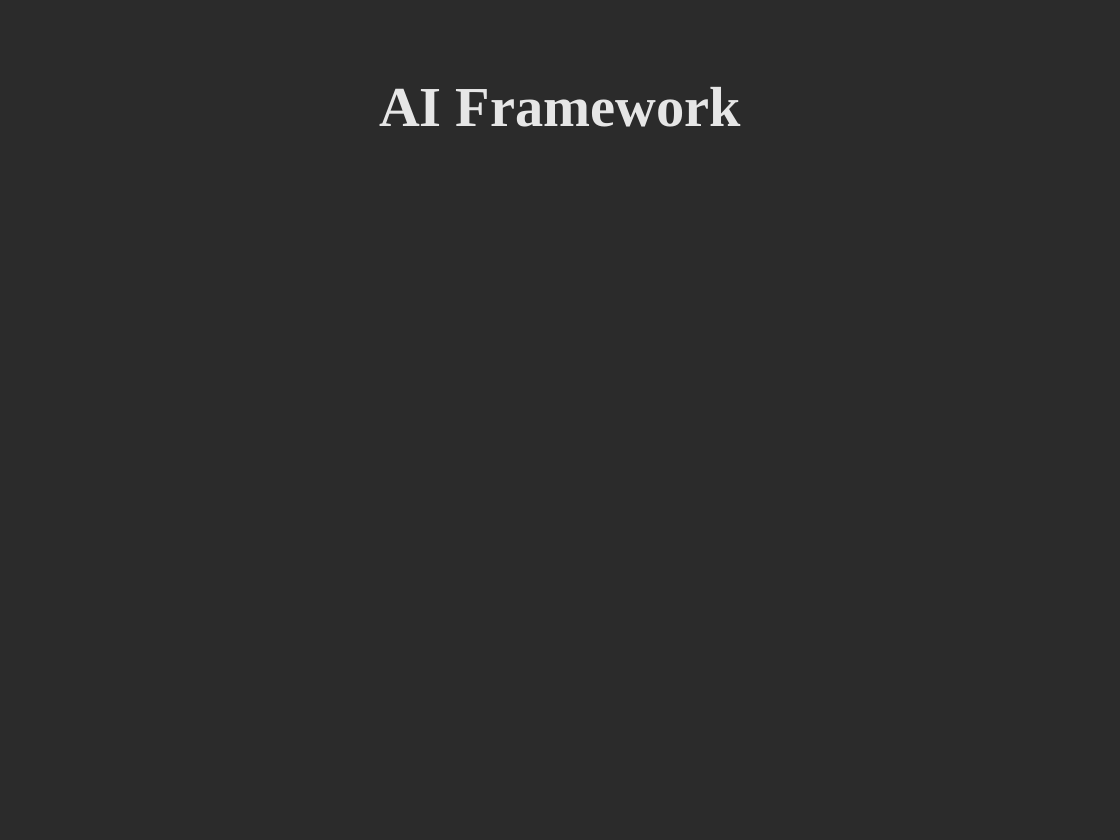
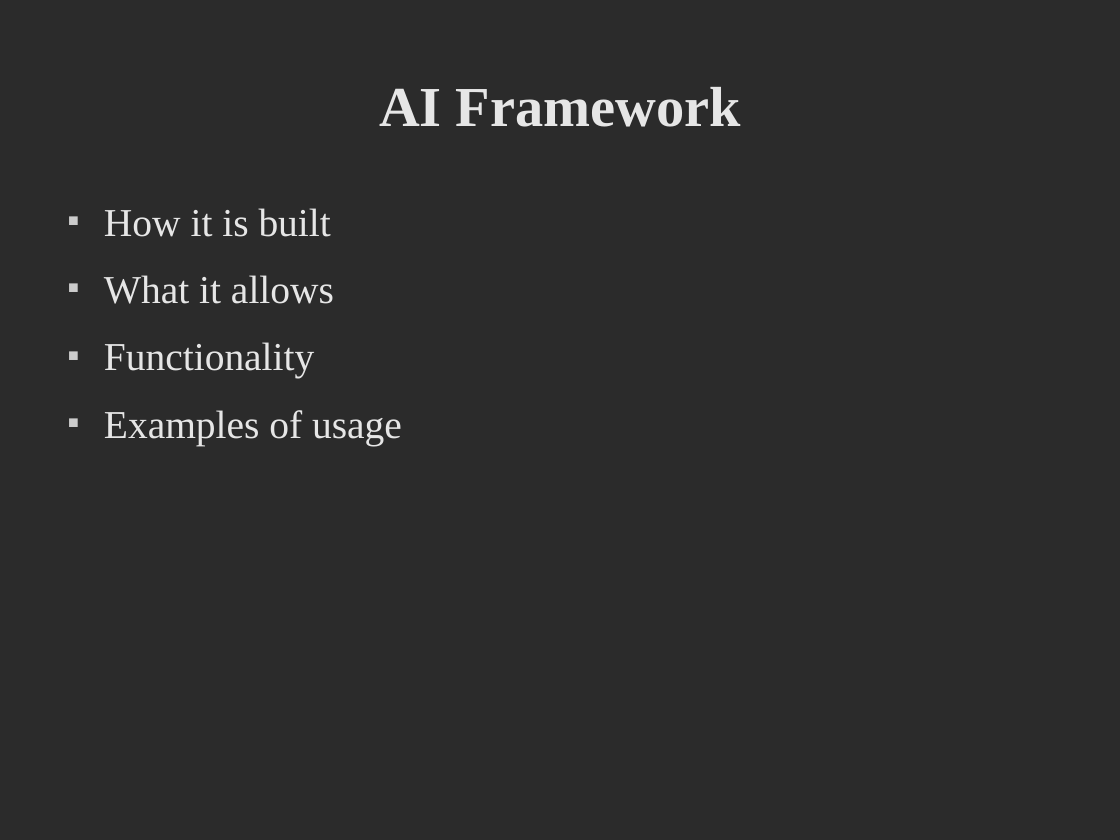
Before and after one commit to deltaluca/flappy, a slide deck: slide 9 of Presentation/ProjectDemonstration.odp. Drawn at 1120x840 pixels with LibreOffice and Linux fonts; fonts in the diff are those of the drawing; background and template pictures are left out; a plain dark background stands for a picture behind light text. Boxes give left, top, right and bottom in pixels: in the first picture for what was removed or moved away, otherwise in the second. Text is boxed around its words. In the diff, an @@ line names an element or a change of style, - is before the commit and + after.

```diff
--- a/Presentation/ProjectDemonstration.odp
+++ b/Presentation/ProjectDemonstration.odp
@@ text added at [104,208,402,446], 28 pt, text #E6E6E6 @@
+■ How it is built
+■ What it allows
+■ Functionality
+■ Examples of usage
```
Also in this commit, not shown: 4 other slides changed, 1 slide added, 1 slide removed, 1 other file.
